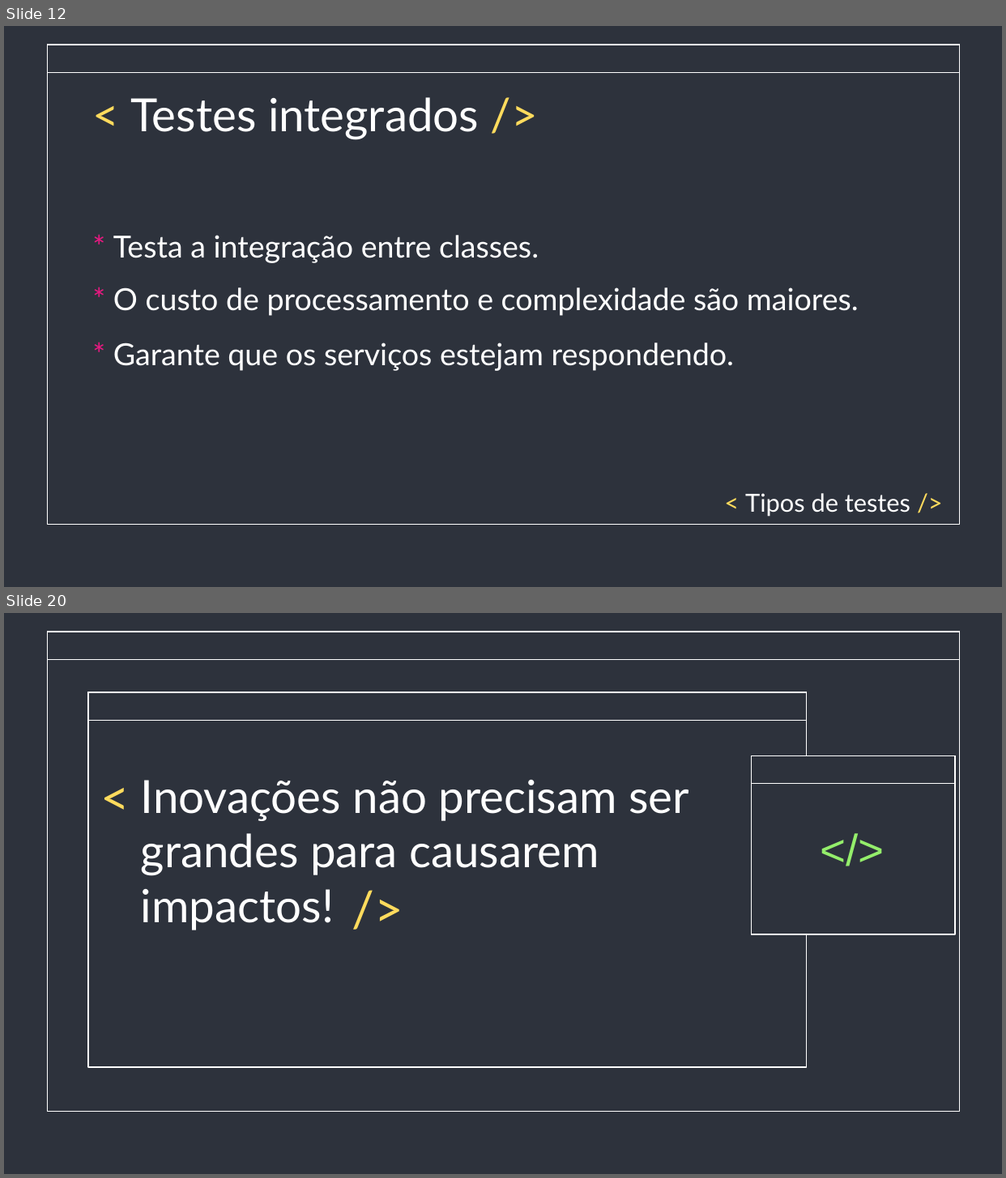
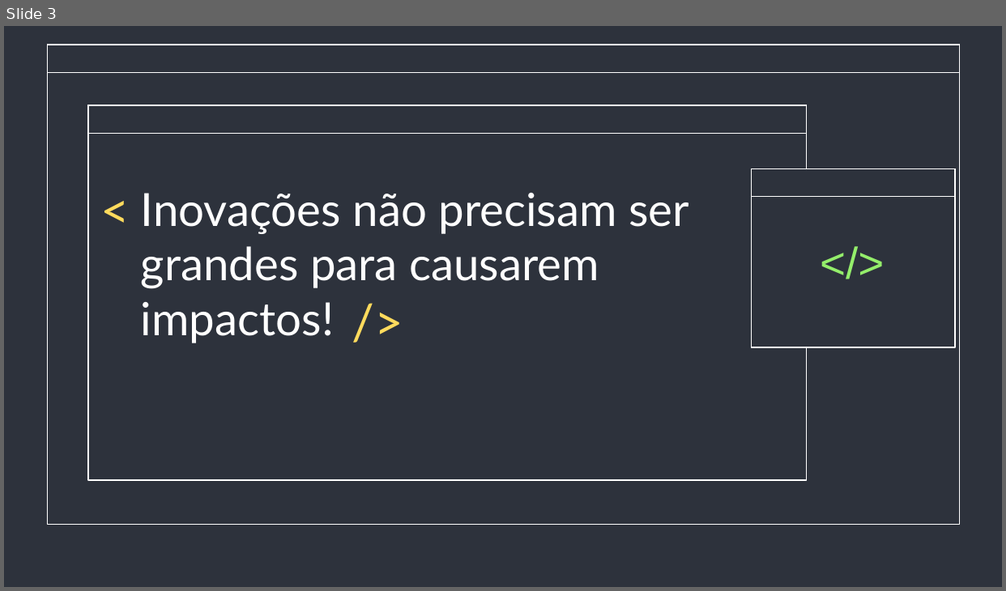
Before and after one commit to saintalex93/TestingHabitPresentation, a slide deck: Testes e Inovação - Semana de qualidade.pptx. Shown one above the other, each under a label of ours: slides 12 and 20 before the commit, slide 3 after it; the slides between them are not shown. The pictures are 1006x1178 and 1006x591 pixels, drawn with LibreOffice and Linux fonts; fonts in the diff are those of the drawing. Boxes give left, top, right and bottom in pixels: in the first picture for what was removed or moved away, otherwise in the second. Text is boxed around its words. In the diff, an @@ line names an element or a change of style, - is before the commit and + after.

```diff
--- a/Testes e Inovação - Semana de qualidade.pptx
+++ b/Testes e Inovação - Semana de qualidade.pptx
@@ slide 12 removed at (4,26,1002,587), background #2D323C; not listed: 2 template elements that a slide beside it also shows @@
@@ title removed at (131,97,479,140) @@
-< Testes integrados />
@@ subtitle removed at (113,235,539,263) @@
-* Testa a integração entre classes.
@@ subtitle removed at (113,288,859,316) @@
-* O custo de processamento e complexidade são maiores.
@@ text removed at (113,343,734,371) @@
-* Garante que os serviços estejam respondendo.
@@ text removed at (745,493,910,517) @@
-< Tipos de testes />
@@ what was slide 20 is now slide 3 @@
```
Also in this commit, not shown: 1 slide changed, 16 other slides removed, 2 other files.
